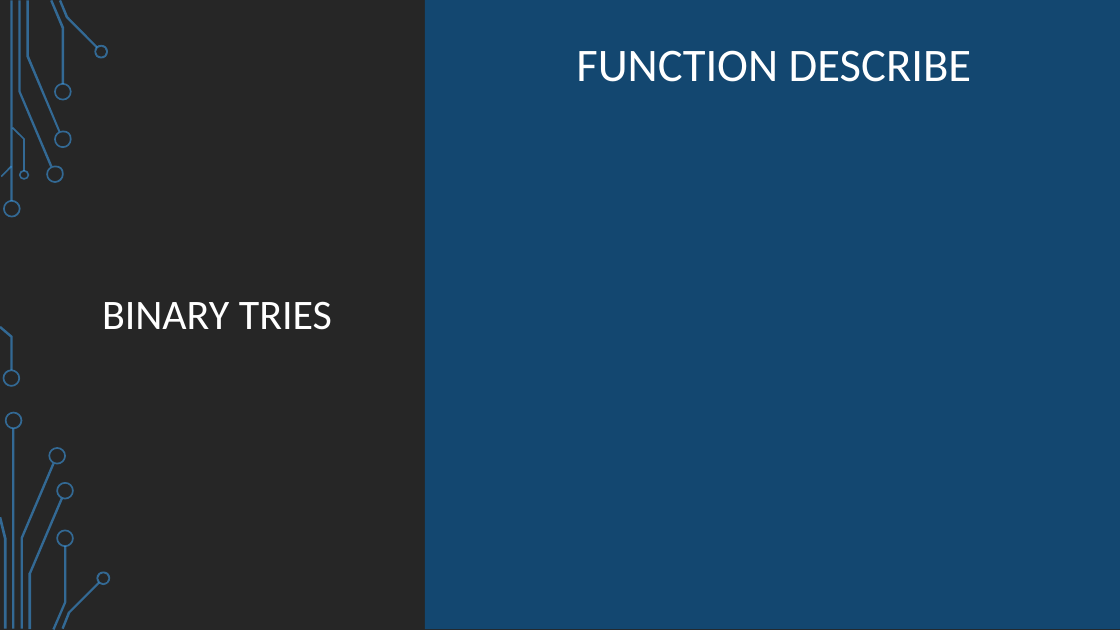
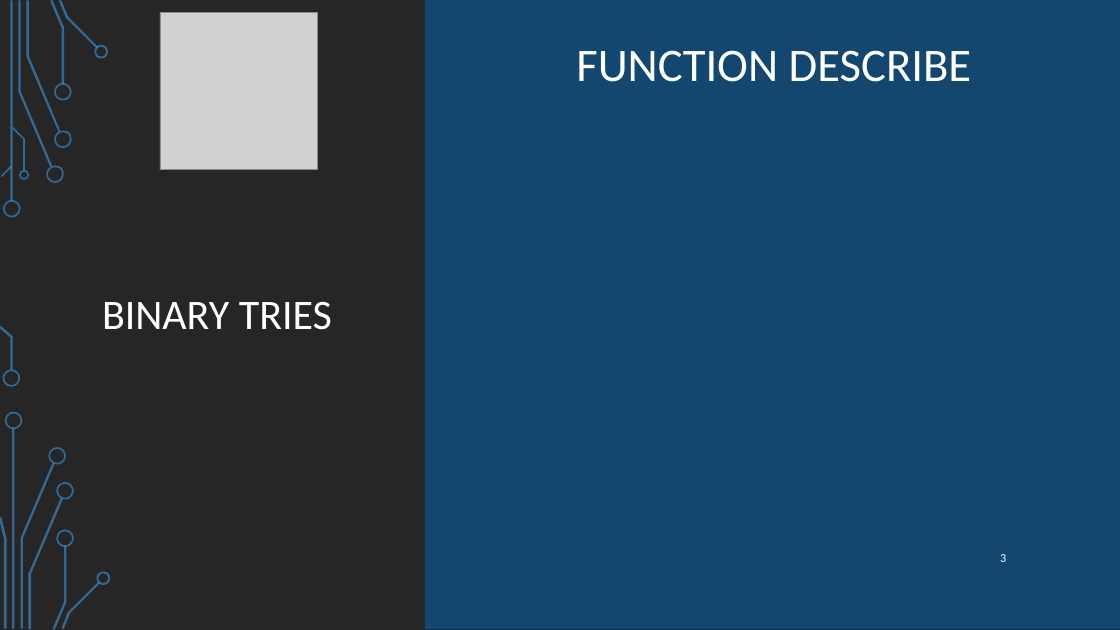
Before and after one commit to ataeiamirhosein/NetFuncVirt, a slide deck: slide 3 of Ip_lookup_algorithms.pptx. Drawn at 1120x630 pixels with LibreOffice and Linux fonts; fonts in the diff are those of the drawing; grey boxes stand for pictures; background and template pictures are left out. Boxes give left, top, right and bottom in pixels: in the first picture for what was removed or moved away, otherwise in the second. Text is boxed around its words. In the diff, an @@ line names an element or a change of style, - is before the commit and + after.

```diff
--- a/Ip_lookup_algorithms.pptx
+++ b/Ip_lookup_algorithms.pptx
@@ picture added at box(160, 13, 318, 171) @@
@@ page number added at box(1000, 554, 1006, 562), 10.5 pt, text #FFFFFF @@
+3
```
Also in this commit, not shown: 10 other slides changed.
